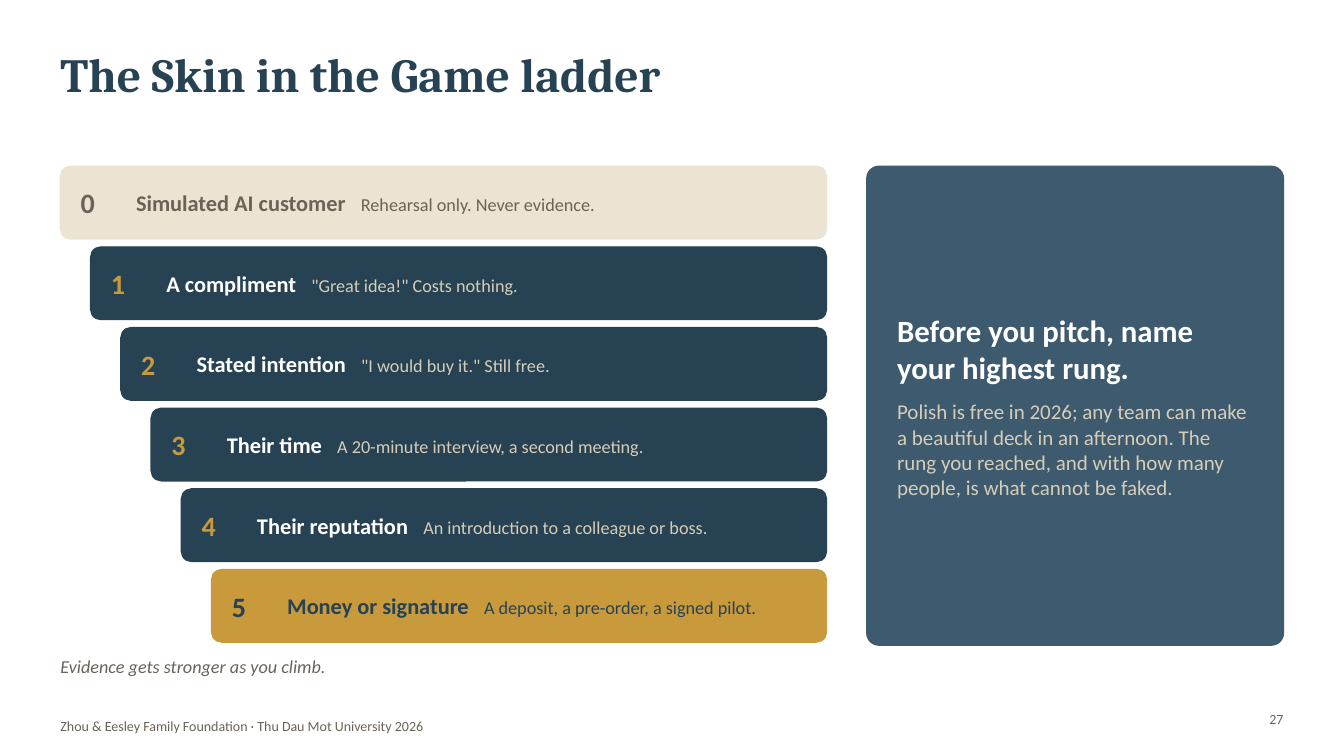
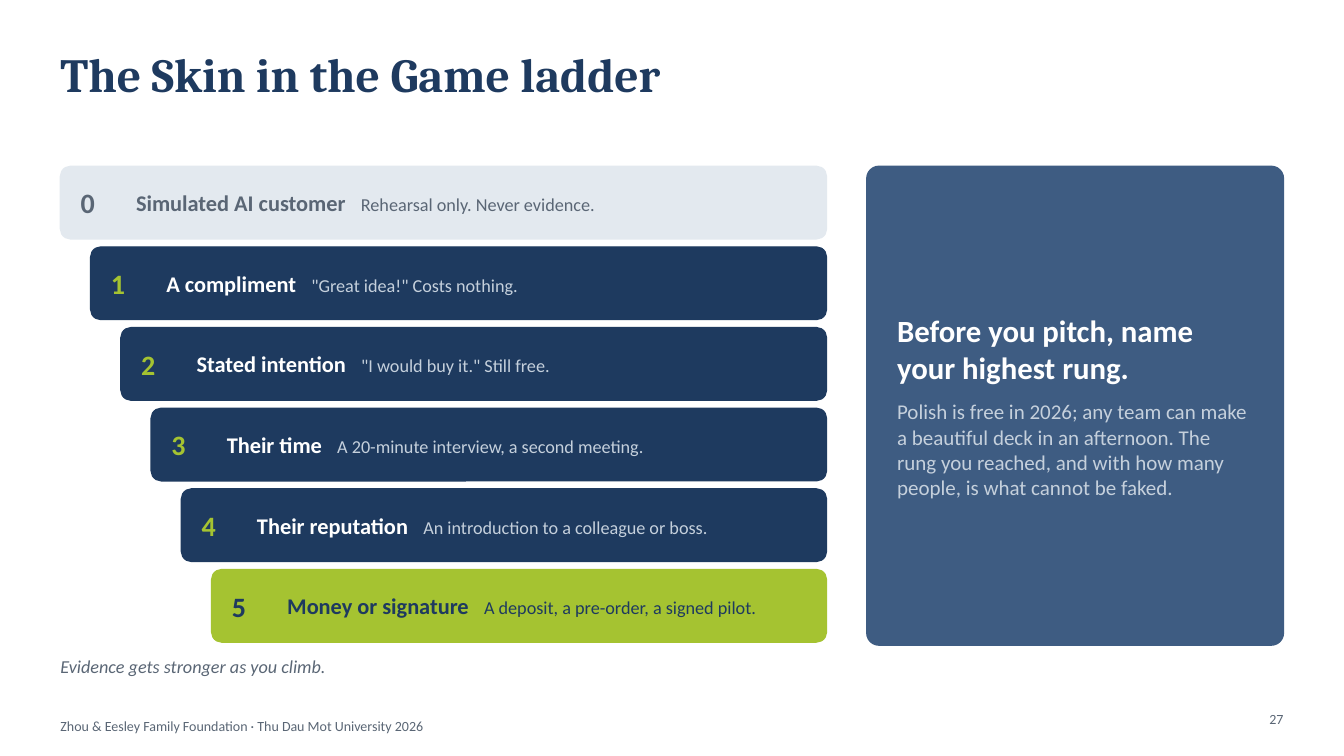
Before and after one commit to nnj24xbfp8-wq/projectkla, a slide deck: slide 27 of decks/Eesley_TDMU_Vietnam_Dec18.pptx. Drawn at 1344x756 pixels with LibreOffice and Linux fonts; fonts in the diff are those of the drawing; background and template pictures are left out. Boxes give left, top, right and bottom in pixels: in the first picture for what was removed or moved away, otherwise in the second. Text is boxed around its words. In the diff, an @@ line names an element or a change of style, - is before the commit and + after.

```diff
--- a/decks/Eesley_TDMU_Vietnam_Dec18.pptx
+++ b/decks/Eesley_TDMU_Vietnam_Dec18.pptx
@@ rounded rectangle at [60, 166, 827, 239]: fill #EBE4D2 to #E3E9EF; outline #EBE4D2 1 pt to #E3E9EF 1 pt @@
@@ rounded rectangle at [867, 166, 1284, 645]: fill #3D5A6E to #3E5C82; outline #3D5A6E 1 pt to #3E5C82 1 pt @@
@@ text "A compliment "Great idea!" Costs ..." at [166, 276, 518, 296]: text colour #D6CDB8 to #C5D0DC in ""Great idea!" Costs nothing." @@
@@ text "Stated intention "I would buy ..." at [197, 356, 549, 375]: text colour #D6CDB8 to #C5D0DC in ""I would buy it." Still free." @@
@@ text "Their time A 20-minute interview, ..." at [227, 437, 643, 456]: text colour #D6CDB8 to #C5D0DC in "A 20-minute interview, a second meeting." @@
@@ text at [897, 404, 1247, 499]: text colour #D6CDB8 to #C5D0DC in "Polish is free in 2026; any team ..." @@
@@ fill #264253 to #1E3A5F; outline #264253 1 pt to #1E3A5F 1 pt in 4 elements at [91, 247, 827, 320], [121, 328, 827, 400], [151, 408, 827, 481], [181, 489, 827, 562] @@
@@ text colour #C89A3C to #A5C331 in 4 elements at [111, 276, 125, 294], [141, 356, 155, 375], [171, 436, 185, 455], [202, 518, 216, 536] @@
@@ text "Their reputation An introduction to ..." at [257, 518, 707, 538]: text colour #D6CDB8 to #C5D0DC in "An introduction to a colleague or boss." @@
@@ rounded rectangle at [212, 570, 827, 642]: fill #C89A3C to #A5C331; outline #C89A3C 1 pt to #A5C331 1 pt @@
@@ text "5" at [232, 599, 246, 617]: text colour #264253 to #1E3A5F @@
@@ text "Money or signature A deposit, ..." at [287, 598, 756, 618]: text colour #264253 to #1E3A5F @@
@@ text colour #6B6358 to #5A6675 in 5 elements at [81, 194, 95, 213], [136, 195, 595, 214], [60, 660, 325, 676], [1269, 715, 1283, 724], [60, 721, 423, 733] @@
```
Also in this commit, not shown: 35 other slides changed, 6 other files.
